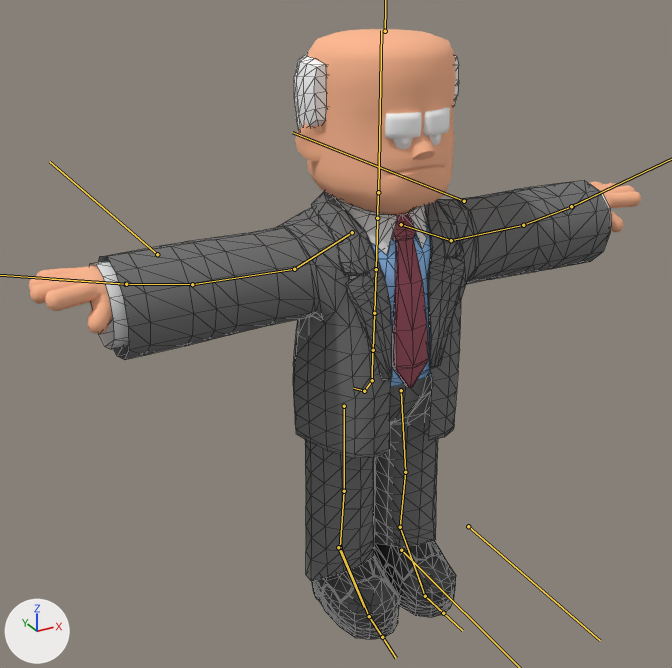
The glTF model public/models/human_model_v01.glb: old version first, new version second.
The view is the same before and after, from a camera (50 mm lens) standing at (-2.64, -4.32, 4.0) and looking at (-0.07, 0.35, 1.66). Every picture has the same lights, and +X, +Y and +Z are marked at lower left. The bones that bend it are drawn over the model as lines. Mesh edges are drawn as thin lines on the coarser meshes.

In view in the first picture: 'hair', 'hands', 'head', 'jacket', 'shirt', 'shoes', 'tie'.
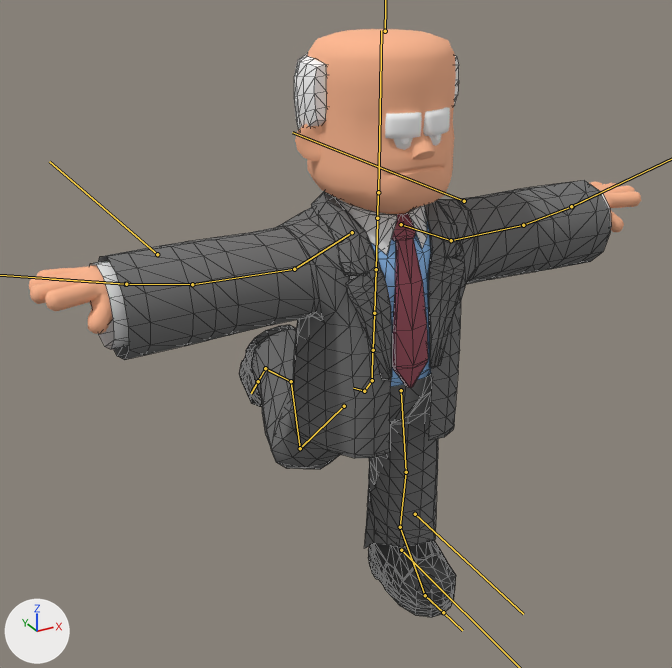
The newer file adds an action. The first version stands in its rest pose; the second is drawn at frame 3 of the action 'BackKickRight'.

Where the change shows, as pixel boxes (x1, y1, x2, y2) in the pictures (672 x 668 px):
'shirt', posed (8% shorter): before (90, 184, 611, 581); after (90, 184, 611, 548)
'shoes', posed: before (312, 541, 456, 639); after (239, 325, 456, 617)
bone 'mixamorig:UpLeg.R', root to tip: before (344, 406) to (344, 491); after (344, 406) to (300, 448)
bone 'mixamorig:Leg.R', root to tip: before (344, 491) to (340, 547); after (300, 448) to (291, 381)
bone 'mixamorig:Foot.R', root to tip: before (340, 547) to (369, 616); after (291, 381) to (265, 368)

What the commit changed:
Bone 'mixamorig:UpLeg.R' (bone_mixamorig_upleg_r) turns from (0, 0, 0) to (-42, -10, -7) degrees about its own x, y and z.
Bone 'mixamorig:Leg.R' (bone_mixamorig_leg_r) turns from (0, 0, 0) to (-89, 3, 3) degrees about its own x, y and z.
Bone 'mixamorig:Foot.R' (bone_mixamorig_foot_r) turns from (0, 0, 0) to (6, -14, -8) degrees about its own x, y and z.
